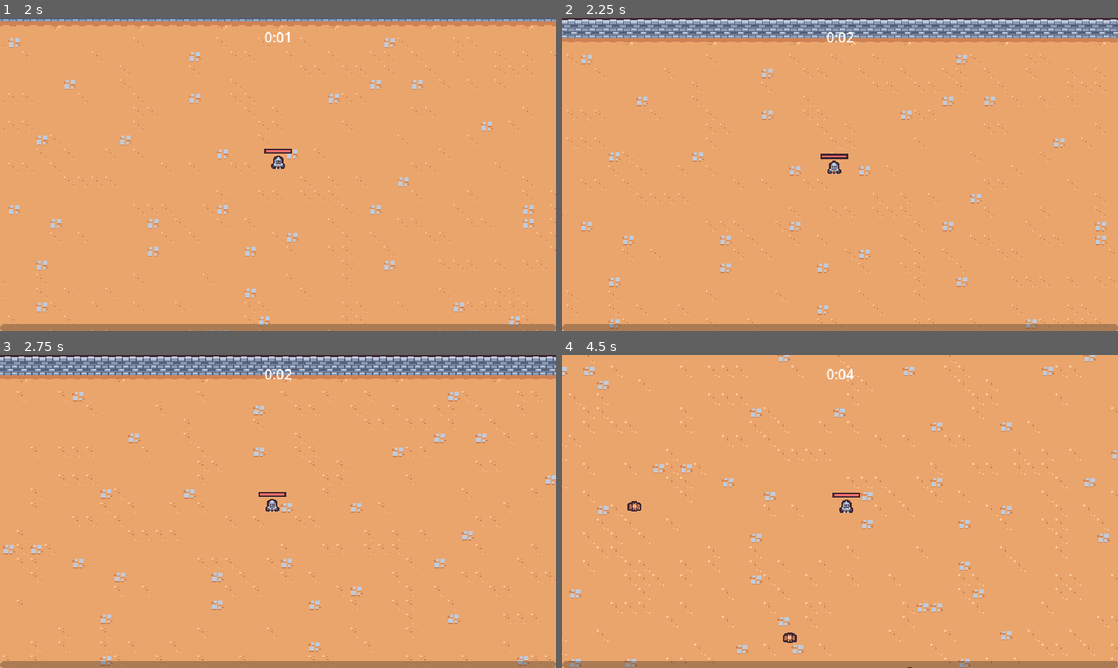
Above: before the commit, frames 1-4 (two rows, left to right).
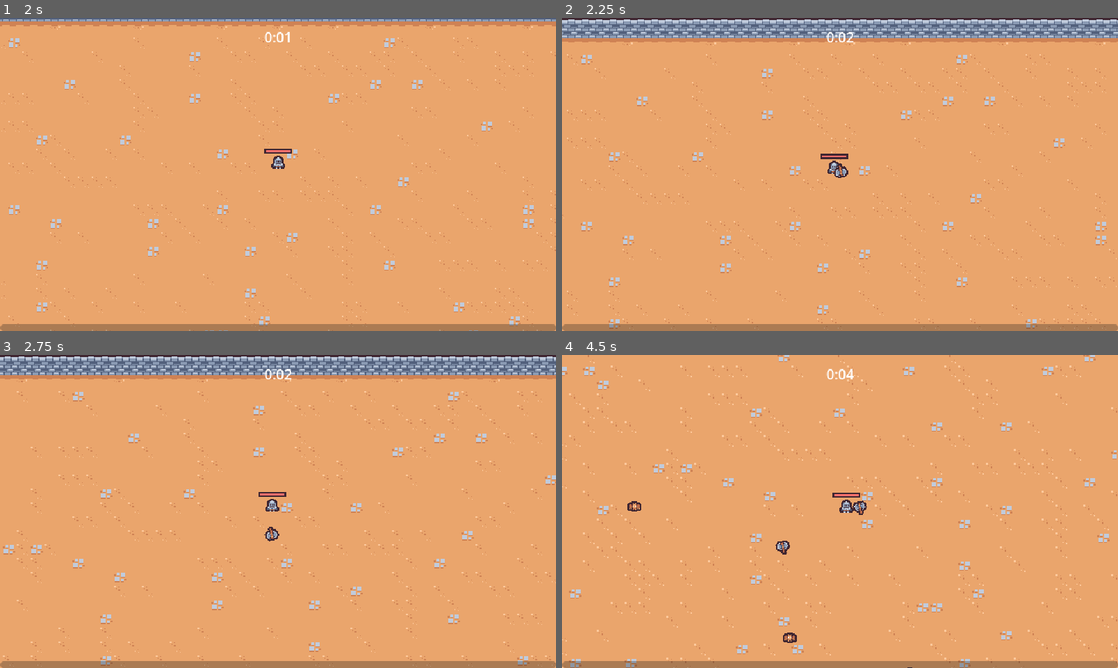
Above: after the commit, the same moments.

Repository: Osama-cs/GameDevPractise
Game: Godot game, scene res://scenes/main/main.tscn
Two runs of this game, one before a commit and one after it. Both use one fixed random seed, a clock stepped at 60 frames per second and the inputs below.
Inputs (mouse positions are in pixels of both pictures, inside the frame that each line leads up to):
- Up to frame 1 (2 s): move the mouse to (250, 237) at 0.52 s; press the mouse at (250, 237) at 0.53 s; hold W (move_up) from 0.53 s (still down); move the mouse to (444, 221) at 1.27 s; release the mouse at (444, 221) at 1.28 s; click (444, 221) at 1.35 s
- Up to frame 2 (2.25 s): move the mouse to (673, 127) at 2.02 s; release W (move_up) at 2.03 s; press the mouse at (673, 127) at 2.03 s; hold A (move_left) from 2.03 s (still down)
- Up to frame 3 (2.75 s): keep holding A (move_left)
- Up to frame 4 (4.5 s): move the mouse to (867, 511) at 2.77 s; release the mouse at (867, 511) at 2.78 s; click (867, 511) at 2.85 s; move the mouse to (756, 433) at 3.52 s; release A (move_left) at 3.53 s; press the mouse at (756, 433) at 3.53 s; hold S (move_down) 3.53-4.28 s; move the mouse to (962, 495) at 4.27 s; release the mouse at (962, 495) at 4.28 s; hold D (move_right) from 4.28 s (still down); click (962, 495) at 4.35 s

Frame 1 is identical in both runs. In frame 2, less than 0.1% of the frame differs, in the area x 49-52%, y 46-52%; in frame 3, less than 0.1%; in frame 4, 0.2%, in the area x 38-55%, y 46-64%.

Commit message:
Added an axe ability to the game.

Diff:
--- /dev/null
+++ b/scenes/ability/axe_ability/axe_ability.gd
@@ -0,0 +1,36 @@
+extends Node2D
+
+#define max radius and how far the axe can be from the player
+const MAX_RADIUS = 100
+
+@onready var hitbox_component: HitboxComponent = $HitboxComponent
+
+var base_rotation = Vector2.RIGHT
+
+func _ready():
+	base_rotation = Vector2.RIGHT.rotated(randf_range(0, TAU))
+	var tween = create_tween()
+	#we are telling the tween we wnat it to go between a value of 0 to 2 over 3 secs
+	#and while the tween is happeing call the "tween_method"
+	tween.tween_method(tween_method, 0.0, 2.0, 3)
+	#this free the axe from the tween for us, making the axe disapper when the animation  is done
+	tween.tween_callback(queue_free)
+
+#when we define this metohd we are taking in how many rotations that have happened
+func tween_method(rotations: float):
+	var percent = rotations / 2
+	#we get the percentage value to findout what the radius should be. For this
+	#instance it is between 0 and 100
+	var current_radius = percent * MAX_RADIUS
+	#take the numebr rotaions and times it by TAU, and use that as a rotation and apply that
+	#to the right vector and in random direction.
+	var current_direction = base_rotation.rotated(rotations * TAU)
+	#This code below is figuring out how to position the axe
+	var player = get_tree().get_first_node_in_group("player")
+	#if the player doesn't exist, the axe won't move
+	if player == null:
+		return
+	#if the player does exist, then we set the axe to the players global position,
+	#then we rotate the axe around the players position. Next we offeset it by the
+	#current diection and current radius
+	global_position = player.global_position + (current_direction * current_radius)
--- /dev/null
+++ b/scenes/ability/axe_ability/axe_ability.tscn
@@ -0,0 +1,62 @@
+[gd_scene load_steps=8 format=3 uid="uid://c45r8p6uu1s6a"]
+
+[ext_resource type="Texture2D" uid="uid://b22l3cdxtecj8" path="res://scenes/ability/axe_ability/axe.png" id="1_u6pep"]
+[ext_resource type="Script" path="res://scenes/ability/axe_ability/axe_ability.gd" id="1_vi6uc"]
+[ext_resource type="PackedScene" uid="uid://dnjhe3jfj4njt" path="res://scenes/component/hitbox_component.tscn" id="3_jbk5q"]
+
+[sub_resource type="Animation" id="Animation_f61a2"]
+resource_name = "default"
+length = 0.5
+loop_mode = 1
+tracks/0/type = "value"
+tracks/0/imported = false
+tracks/0/enabled = true
+tracks/0/path = NodePath("Sprite2D:rotation")
+tracks/0/interp = 1
+tracks/0/loop_wrap = true
+tracks/0/keys = {
+"times": PackedFloat32Array(0, 0.5),
+"transitions": PackedFloat32Array(1, 1),
+"update": 0,
+"values": [0.0, 6.28319]
+}
+
+[sub_resource type="Animation" id="Animation_b5d67"]
+length = 0.001
+tracks/0/type = "value"
+tracks/0/imported = false
+tracks/0/enabled = true
+tracks/0/path = NodePath("Sprite2D:rotation")
+tracks/0/interp = 1
+tracks/0/loop_wrap = true
+tracks/0/keys = {
+"times": PackedFloat32Array(0),
+"transitions": PackedFloat32Array(1),
+"update": 0,
+"values": [0.0]
+}
+
+[sub_resource type="AnimationLibrary" id="AnimationLibrary_74bic"]
+_data = {
+"RESET": SubResource("Animation_b5d67"),
+"default": SubResource("Animation_f61a2")
+}
+
+[sub_resource type="CircleShape2D" id="CircleShape2D_1yql2"]
+
+[node name="AxeAbility" type="Node2D"]
+script = ExtResource("1_vi6uc")
+
+[node name="AnimationPlayer" type="AnimationPlayer" parent="."]
+libraries = {
+"": SubResource("AnimationLibrary_74bic")
+}
+autoplay = "default"
+
+[node name="Sprite2D" type="Sprite2D" parent="."]
+texture = ExtResource("1_u6pep")
+
+[node name="HitboxComponent" parent="." instance=ExtResource("3_jbk5q")]
+
+[node name="CollisionShape2D" type="CollisionShape2D" parent="HitboxComponent"]
+shape = SubResource("CircleShape2D_1yql2")
--- /dev/null
+++ b/scenes/ability/axe_ability_controller/axe_ability_controller.gd
@@ -0,0 +1,23 @@
+extends Node
+
+@export var axe_ability_scene: PackedScene
+
+var damage = 10
+
+func _ready():
+	$Timer.timeout.connect(on_timer_timeout)
+
+
+func on_timer_timeout():
+	var player = get_tree().get_first_node_in_group("player") as Node2D
+	if player == null:
+		return
+
+	var foreground = get_tree().get_first_node_in_group("foreground_layer") as Node2D
+	if foreground == null:
+		return
+
+	var axe_instance = axe_ability_scene.instantiate() as Node2D
+	foreground.add_child(axe_instance)
+	axe_instance.global_position = player.global_position
+	axe_instance.hitbox_component.damage = damage
--- /dev/null
+++ b/scenes/ability/axe_ability_controller/axe_ability_controller.tscn
@@ -0,0 +1,12 @@
+[gd_scene load_steps=3 format=3 uid="uid://cnajeaebvxofi"]
+
+[ext_resource type="Script" path="res://scenes/ability/axe_ability_controller/axe_ability_controller.gd" id="1_ismxx"]
+[ext_resource type="PackedScene" uid="uid://c45r8p6uu1s6a" path="res://scenes/ability/axe_ability/axe_ability.tscn" id="2_bgu06"]
+
+[node name="AxeAbilityController" type="Node"]
+script = ExtResource("1_ismxx")
+axe_ability_scene = ExtResource("2_bgu06")
+
+[node name="Timer" type="Timer" parent="."]
+wait_time = 2.0
+autostart = true
--- a/scenes/game_object/player/player.tscn
+++ b/scenes/game_object/player/player.tscn
@@ -1,8 +1,9 @@
-[gd_scene load_steps=10 format=3 uid="uid://c3q5cynrnbp2l"]
+[gd_scene load_steps=11 format=3 uid="uid://c3q5cynrnbp2l"]
 
 [ext_resource type="Script" path="res://scenes/game_object/player/player.gd" id="1_ldp3v"]
 [ext_resource type="Texture2D" uid="uid://gobgcb5f448g" path="res://scenes/game_object/player/player.png" id="2_jb81w"]
 [ext_resource type="PackedScene" uid="uid://dssq1ky1p5cq5" path="res://scenes/ability/sword_ability_controller/sword_ability_controller.tscn" id="2_rr18a"]
+[ext_resource type="PackedScene" uid="uid://cnajeaebvxofi" path="res://scenes/ability/axe_ability_controller/axe_ability_controller.tscn" id="4_1xg3m"]
 [ext_resource type="PackedScene" uid="uid://bwfxrp0t0rmss" path="res://scenes/component/health_component.tscn" id="4_fpn2g"]
 
 [sub_resource type="StyleBoxFlat" id="StyleBoxFlat_8tr8f"]
@@ -35,6 +36,8 @@
 [node name="AbilityManager" type="Node" parent="."]
 
 [node name="SwordAbilityController" parent="AbilityManager" instance=ExtResource("2_rr18a")]
+
+[node name="AxeAbilityController" parent="AbilityManager" instance=ExtResource("4_1xg3m")]
 
 [node name="DamageIntervalTimer" type="Timer" parent="."]
 wait_time = 0.5
Binary file added: scenes/ability/axe_ability/axe.png
Not shown, added: scenes/ability/axe_ability/axe.png.import
